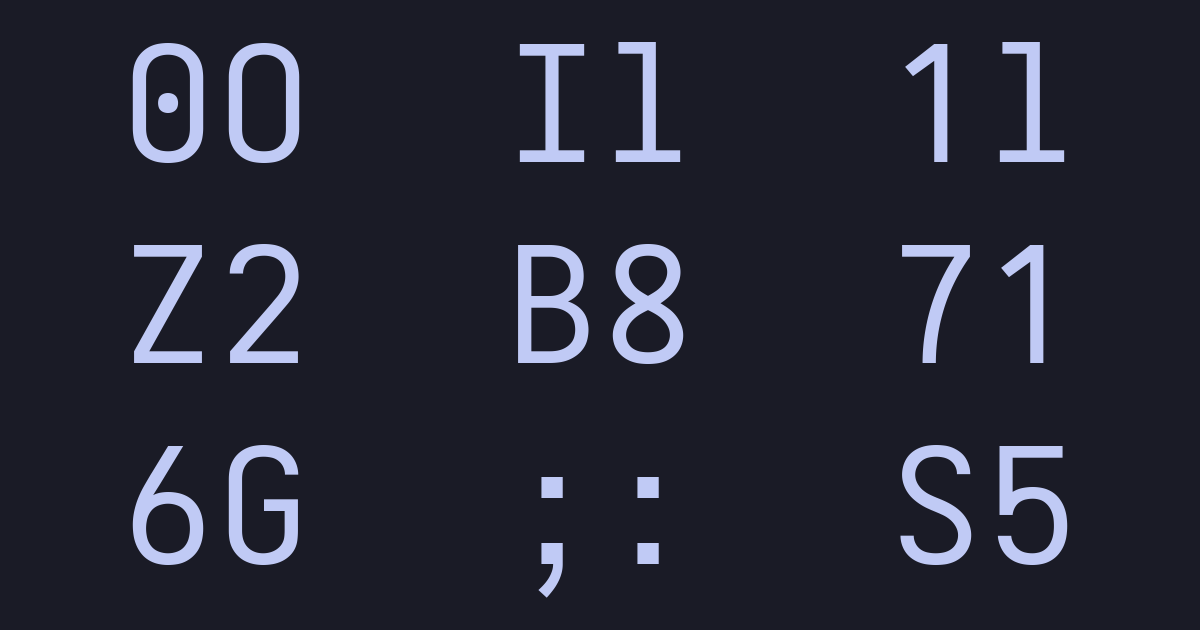
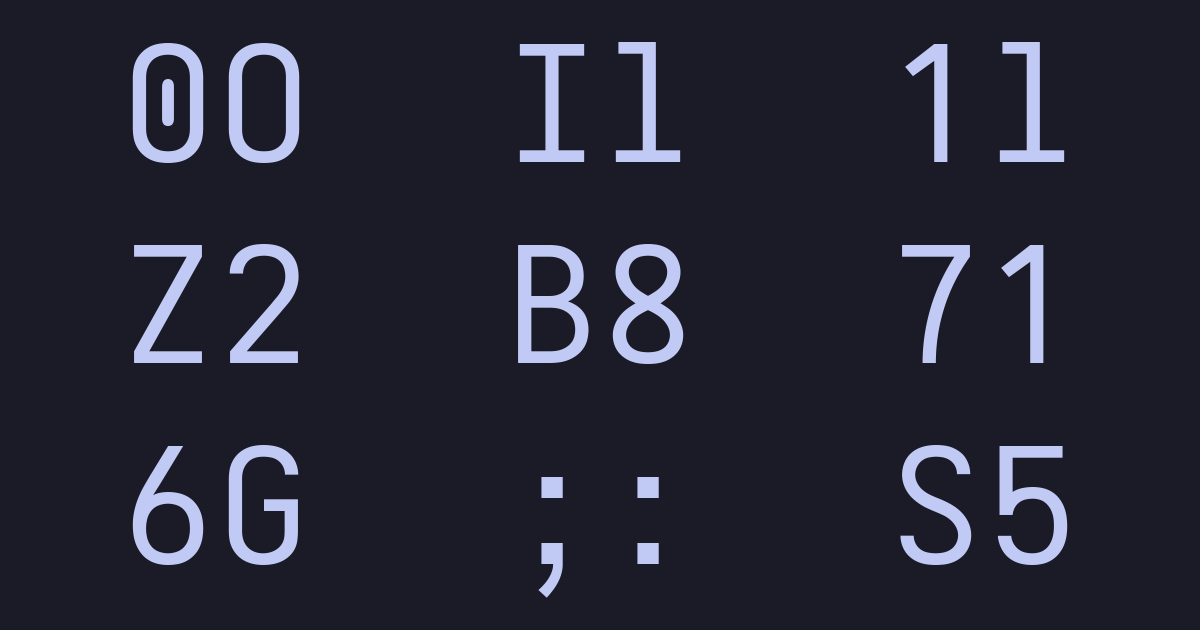
Comparing the layer stacks of the two 1200×630 images. Changes:
painted on "0O Il 1l ..." over [158, 79, 179, 126]
